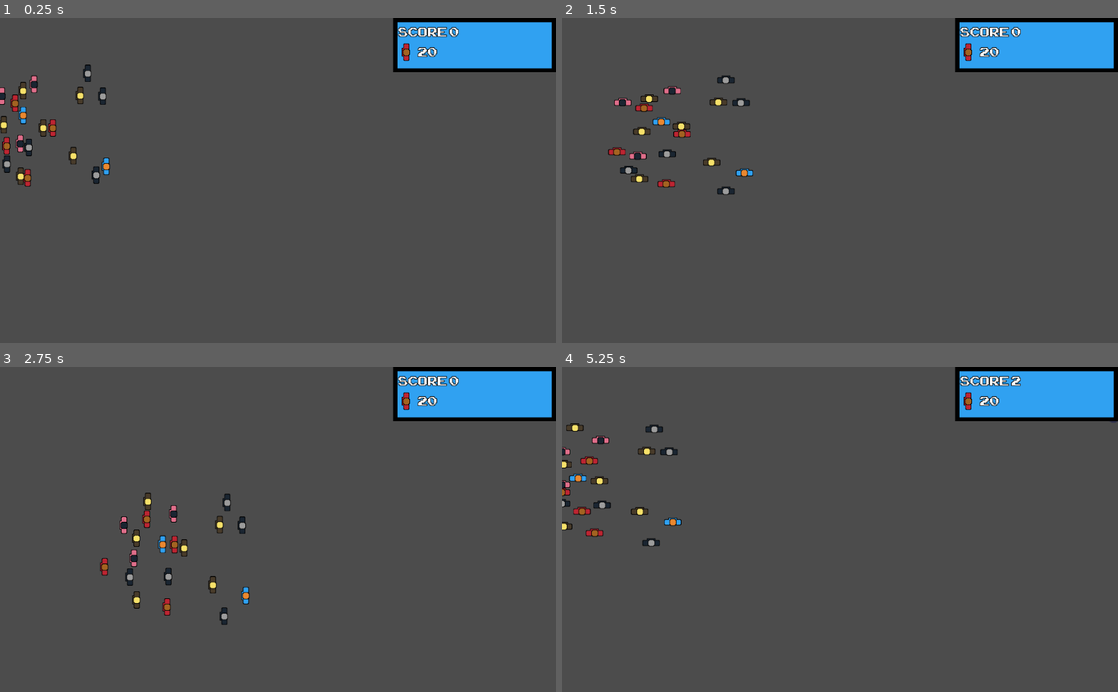
Above: before the commit, frames 1-4 (two rows, left to right).
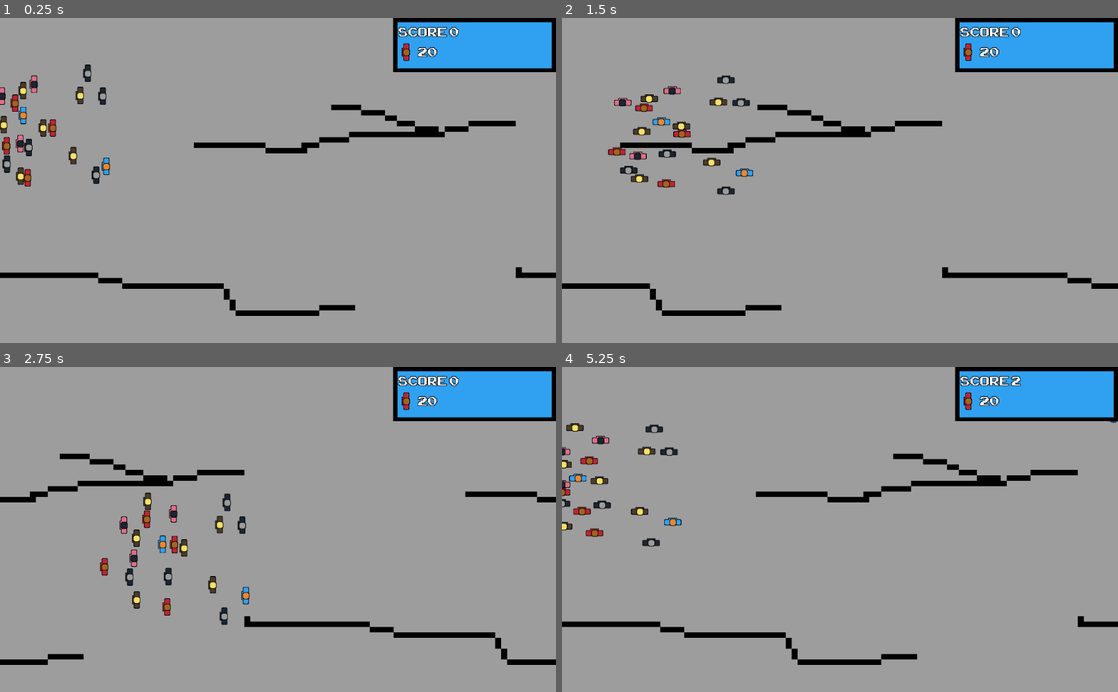
Above: after the commit, the same moments.

Repository: Robimy-gry/QGJ
Game: Godot game, scene res://World.tscn
Two runs of this game, one before a commit and one after it. Both use one fixed random seed, a clock stepped at 60 frames per second and the inputs below.
Inputs:
- Up to frame 1 (0.25 s): no input
- Up to frame 2 (1.5 s): tap Enter at 0.5 s; hold Right (ui_right) 0.53-1.28 s; tap Space (ui_select) at 0.77 s; hold Down (ui_down) from 1.28 s (still down)
- Up to frame 3 (2.75 s): tap Space (ui_select) at 1.52 s; release Down (ui_down) at 2.03 s; hold Right (ui_right) from 2.03 s (still down)
- Up to frame 4 (5.25 s): release Right (ui_right) at 2.78 s; hold Up (ui_up) 2.78-3.53 s; tap Space (ui_select) at 3.02, 3.77, 4.52 s; hold Left (ui_left) 3.53-5.03 s; hold Down (ui_down) from 5.03 s (still down)

The runs differ from the first frame. In frame 1, 94% of the frame differs, in the area x 0-100%, y 0-100%; in frame 2, 94%; in frame 3, 94%; in frame 4, 94%.

Commit message:
paralax background

Diff:
--- /dev/null
+++ b/ParallaxBackground.gd
@@ -0,0 +1,10 @@
+extends ParallaxBackground
+
+var _offset = 0
+
+func _ready():
+	set_process(true)
+
+func _process(delta):
+	_offset -= 200 * delta
+	set_scroll_offset(Vector2(_offset, 0))
--- a/World.tscn
+++ b/World.tscn
@@ -6,6 +6,8 @@
 [ext_resource path="res://World.gd" type="Script" id=4]
 [ext_resource path="res://Score.tscn" type="PackedScene" id=5]
 [ext_resource path="res://Powerup.tscn" type="PackedScene" id=6]
+[ext_resource path="res://Sprites/background.png" type="Texture" id=7]
+[ext_resource path="res://ParallaxBackground.gd" type="Script" id=8]
 
 [node name="World" type="Node2D"]
 script = ExtResource( 4 )
@@ -32,3 +34,14 @@
 [node name="GUI" parent="." instance=ExtResource( 3 )]
 
 [node name="Score" parent="." instance=ExtResource( 5 )]
+
+[node name="ParallaxBackground" type="ParallaxBackground" parent="."]
+script = ExtResource( 8 )
+
+[node name="ParallaxLayer" type="ParallaxLayer" parent="ParallaxBackground"]
+motion_mirroring = Vector2( 1000, 0 )
+
+[node name="Sprite" type="Sprite" parent="ParallaxBackground/ParallaxLayer"]
+scale = Vector2( 1.1, 1 )
+texture = ExtResource( 7 )
+centered = false
Binary file added: Sprites/background.png
Not shown: 1 places in World.tscn that only renumber resources
